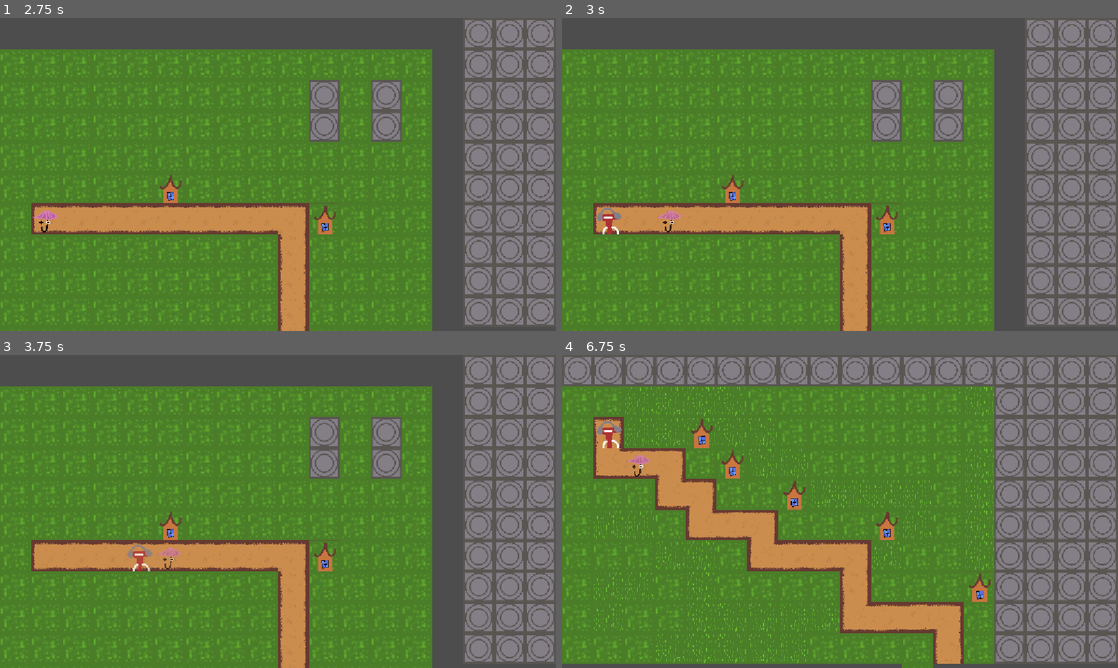
Above: before the commit, frames 1-4 (two rows, left to right).
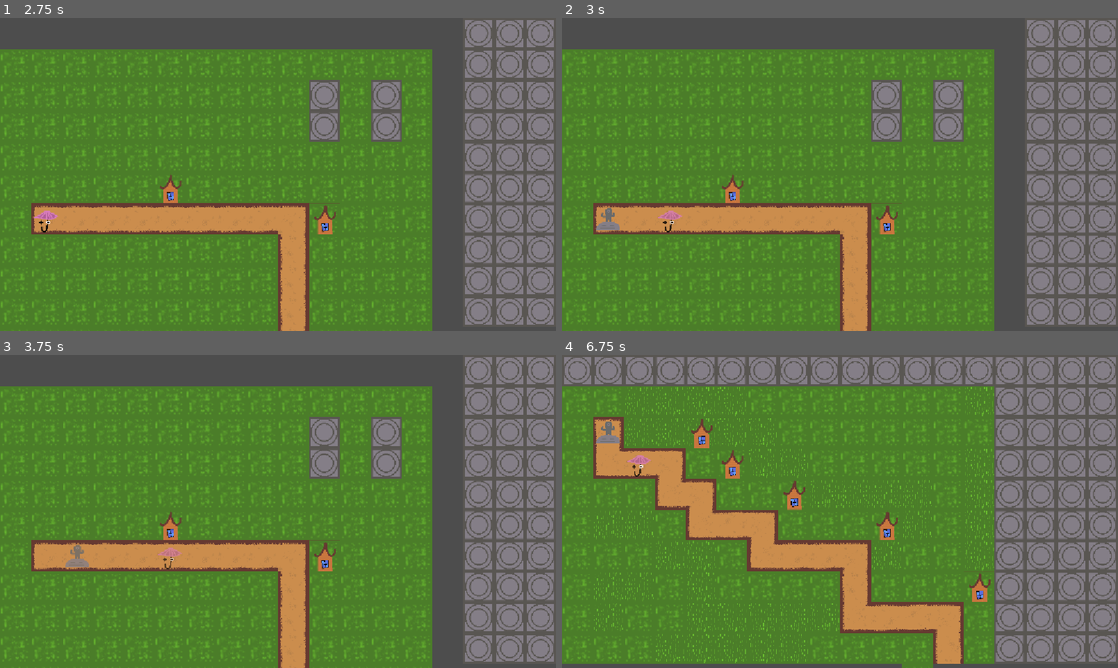
Above: after the commit, the same moments.

Repository: PeanutPiglet/SlimeTiming
Game: Godot game, scene res://levels/level0.tscn
Two runs of this game, one before a commit and one after it. Both use one fixed random seed, a clock stepped at 60 frames per second and the inputs below.
Inputs:
- Up to frame 1 (2.75 s): hold Right (ui_right) 0.53-1.28 s; hold Shift (active) 0.53-1.28 s; tap 1 (spawn1) at 0.8, 1.35 s; tap Enter at 1.25 s; hold Down (ui_down) 1.28-2.03 s; tap 2 (spawn2) at 1.55, 2.1 s; tap Space at 2 s; hold Right (ui_right) from 2.03 s (still down); tap 3 (spawn3) at 2.3 s
- Up to frame 2 (3 s): keep holding Right (ui_right); tap Enter at 2.75 s; tap 3 (spawn3) at 2.85 s
- Up to frame 3 (3.75 s): tap 4 (spawn4) at 3.05, 3.6 s; tap Space at 3.5 s; release Right (ui_right) at 3.53 s; hold Down (ui_down) from 3.53 s (still down); hold Shift (active) from 3.53 s (still down)
- Up to frame 4 (6.75 s): tap R (reload) at 4.15 s; release Shift (active) at 4.28 s; tap Shift (active) at 4.35 s; tap 1 (spawn1) at 4.55, 5.1 s; tap 2 (spawn2) at 5.3, 5.85 s; release Down (ui_down) at 5.78 s; hold Right (ui_right) from 5.78 s (still down); tap 3 (spawn3) at 6.05, 6.6 s; tap Enter at 6.5 s

Frame 1 is identical in both runs. In frame 2, 0.3% of the frame differs, in the area x 6-11%, y 60-70%; in frame 3, 0.3%, in the area x 11-28%, y 60-70%; in frame 4, 0.3%.

Commit message:
feat:activate fix

Diff:
--- a/common/fx_explosion.gd
+++ b/common/fx_explosion.gd
@@ -1,14 +1,5 @@
 extends AnimatedSprite2D
 
-
-# Called when the node enters the scene tree for the first time.
-func _ready() -> void:
-	pass # Replace with function body.
-
-
-# Called every frame. 'delta' is the elapsed time since the previous frame.
-func _process(delta: float) -> void:
-	pass
 
 
 func _on_timer_timeout() -> void:
--- a/common/fx_explosion.tscn
+++ b/common/fx_explosion.tscn
@@ -47,20 +47,87 @@
 }, {
 "duration": 0.5,
 "texture": SubResource("AtlasTexture_cbyqk")
+}],
+"loop": 0,
+"name": &"boost",
+"speed": 5.0
+}, {
+"frames": [{
+"duration": 0.5,
+"texture": SubResource("AtlasTexture_n1n1d")
+}, {
+"duration": 0.5,
+"texture": SubResource("AtlasTexture_tnyes")
+}, {
+"duration": 0.5,
+"texture": SubResource("AtlasTexture_1bqqq")
+}, {
+"duration": 0.5,
+"texture": SubResource("AtlasTexture_6f7m7")
+}, {
+"duration": 0.5,
+"texture": SubResource("AtlasTexture_agngm")
+}, {
+"duration": 0.5,
+"texture": SubResource("AtlasTexture_cbyqk")
+}],
+"loop": 0,
+"name": &"cross",
+"speed": 5.0
+}, {
+"frames": [{
+"duration": 0.5,
+"texture": SubResource("AtlasTexture_n1n1d")
+}, {
+"duration": 0.5,
+"texture": SubResource("AtlasTexture_tnyes")
+}, {
+"duration": 0.5,
+"texture": SubResource("AtlasTexture_1bqqq")
+}, {
+"duration": 0.5,
+"texture": SubResource("AtlasTexture_6f7m7")
+}, {
+"duration": 0.5,
+"texture": SubResource("AtlasTexture_agngm")
+}, {
+"duration": 0.5,
+"texture": SubResource("AtlasTexture_cbyqk")
+}],
+"loop": 0,
+"name": &"defense",
+"speed": 5.0
+}, {
+"frames": [{
+"duration": 0.5,
+"texture": SubResource("AtlasTexture_n1n1d")
+}, {
+"duration": 0.5,
+"texture": SubResource("AtlasTexture_tnyes")
+}, {
+"duration": 0.5,
+"texture": SubResource("AtlasTexture_1bqqq")
+}, {
+"duration": 0.5,
+"texture": SubResource("AtlasTexture_6f7m7")
+}, {
+"duration": 0.5,
+"texture": SubResource("AtlasTexture_agngm")
+}, {
+"duration": 0.5,
+"texture": SubResource("AtlasTexture_cbyqk")
 }, {
 "duration": 1.0,
 "texture": null
 }],
 "loop": 0,
-"name": &"default",
+"name": &"explode",
 "speed": 5.0
 }]
 
 [node name="FxExplosion" type="AnimatedSprite2D" unique_id=551965781]
 sprite_frames = SubResource("SpriteFrames_5u842")
-autoplay = "default"
-frame = 6
-frame_progress = 1.0
+animation = &"boost"
 script = ExtResource("2_n1n1d")
 
 [node name="Timer" type="Timer" parent="." unique_id=1906485138]
--- a/scripts/booster_troop.gd
+++ b/scripts/booster_troop.gd
@@ -5,11 +5,11 @@
 	super._ready()
 
 func activate():
-	super.activate()
+
 	var troops = get_tree().current_scene.get_troops()
 	var grid_pos = grid.local_to_map(position)
 	var targets = GridHelper.three_by_three(grid_pos) + [grid_pos]
 	for t:Troop in troops:
 		if grid.local_to_map(t.position) in targets:
 			t.boost()
-	queue_free()
+	super.activate()
--- a/scripts/cross_troop.gd
+++ b/scripts/cross_troop.gd
@@ -1,13 +1,13 @@
 class_name Cross_troop
 extends Troop
 
-var fx_explosion = preload("res://common/fx_explosion.tscn")
+#var fx_explosion = preload("res://common/fx_explosion.tscn")
 
 func _ready():
 	super._ready()
 
 func activate():
-	super.activate()
+
 	var explosion = $Explosion
 	explosion.monitoring = true
 	print(explosion.get_overlapping_areas())
@@ -15,9 +15,4 @@
 		var tower = area.get_parent() as Tower
 		if tower and area.is_in_group("tower_damageable"):
 			tower.take_damage(damage)
-
-	var fx = fx_explosion.instantiate()
-	fx.global_position = global_position
-	get_tree().current_scene.add_child(fx)
-
-	queue_free()
+	super.activate()
--- a/scripts/defense_troop.gd
+++ b/scripts/defense_troop.gd
@@ -5,11 +5,11 @@
 	super._ready()
 
 func activate():
-	super.activate()
+
 	var troops = get_tree().current_scene.get_troops()
 	var grid_pos = grid.local_to_map(position)
 	var targets = GridHelper.eightaround(grid_pos) + [grid_pos]
 	for t:Troop in troops:
 		if grid.local_to_map(t.position) in targets:
 			t.defense()
-	queue_free()
+	super.activate()
--- a/scripts/explode_troop.gd
+++ b/scripts/explode_troop.gd
@@ -1,13 +1,13 @@
 class_name Explode_troop
 extends Troop
 
-var fx_explosion = preload("res://common/fx_explosion.tscn")
+
 
 func _ready():
 	super._ready()
 
 func activate():
-	super.activate()
+
 	var explosion = $SquareExplosion
 	explosion.monitoring = true
 	print(explosion.get_overlapping_areas())
@@ -15,9 +15,4 @@
 		var tower = area.get_parent() as Tower
 		if tower and area.is_in_group("tower_damageable"):
 			tower.take_damage(damage)
-
-	var fx = fx_explosion.instantiate()
-	fx.global_position = global_position
-	get_tree().current_scene.add_child(fx)
-
-	queue_free()
+	super.activate()
--- a/scripts/level.gd
+++ b/scripts/level.gd
@@ -4,12 +4,13 @@
 
 @onready var grid: TileMapLayer = $Grid
 
-const TOTAL_LEVELS = 5
+const TOTAL_LEVELS = 10
 
 const E_TROOP_SCENE = preload("res://troops/explode_troop.tscn")
 const D_TROOP_SCENE = preload("res://troops/defense_troop.tscn")
+const C_TROOP_SCENE = preload("res://troops/cross_troop.tscn")
 const B_TROOP_SCENE = preload("res://troops/booster_troop.tscn")
-const C_TROOP_SCENE = preload("res://troops/cross_troop.tscn")
+
 
 const END_SCREEN = "res://levels/end.tscn"
 
@@ -73,8 +74,8 @@
 	match type:
 		1: t = E_TROOP_SCENE.instantiate()
 		2: t = D_TROOP_SCENE.instantiate()
-		3: t = B_TROOP_SCENE.instantiate()
-		4: t = C_TROOP_SCENE.instantiate()
+		3: t = C_TROOP_SCENE.instantiate()
+		4: t = B_TROOP_SCENE.instantiate()
 	t.global_position = grid.local_to_map($Spawn.position)
 	t.init(grid,path,beattime)
 	troop_list.add_child(t)
@@ -91,8 +92,8 @@
 		match type:
 			1: correct = t is Explode_troop
 			2: correct = t is Defense_troop
-			3: correct = t is Booster_troop
-			4: correct = t is Cross_troop
+			3: correct = t is Cross_troop
+			4: correct = t is Booster_troop
 		if correct:
 			t.activate()
 
--- a/scripts/troop.gd
+++ b/scripts/troop.gd
@@ -1,5 +1,7 @@
 class_name Troop
 extends Node2D
+
+var fx_explosion = preload("res://common/fx_explosion.tscn")
 
 var moveable = false
 var overlap = true
@@ -10,8 +12,10 @@
 @export var damage = 1
 @export var health = 3
 @export var destroy_on_death = true
+@export var activate_name = "explode"
 
 var path_progress = 0
+
 
 # Called when the node enters the scene tree for the first time.
 func _ready():
@@ -96,8 +100,11 @@
 	pass
 func boost_over():
 	print("boost over")
-
 	damage -= 1
 
 func activate():
-	modulate.a = 1
+	var fx = fx_explosion.instantiate()
+	fx.global_position = global_position
+	fx.play(activate_name)
+	get_tree().current_scene.add_child(fx)
+	queue_free()
--- a/troops/booster_troop.tscn
+++ b/troops/booster_troop.tscn
@@ -20,6 +20,7 @@
 script = ExtResource("1_x4kr1")
 movespeed = 3.0
 damage = 0
+activate_name = "boost"
 
 [node name="AnimatedSprite2D" type="AnimatedSprite2D" parent="." unique_id=1995517838]
 sprite_frames = SubResource("SpriteFrames_hkp47")
--- a/troops/cross_troop.tscn
+++ b/troops/cross_troop.tscn
@@ -18,6 +18,7 @@
 
 [node name="c-troop" type="Node2D" unique_id=1447375838]
 script = ExtResource("1_d53h2")
+activate_name = "cross"
 
 [node name="AnimatedSprite2D" type="AnimatedSprite2D" parent="." unique_id=1995517838]
 position = Vector2(0, -9)
--- a/troops/defense_troop.tscn
+++ b/troops/defense_troop.tscn
@@ -19,6 +19,7 @@
 [node name="d-troop" type="Node2D" unique_id=1447375838]
 script = ExtResource("1_xvkdq")
 movespeed = 2.0
+activate_name = "defense"
 
 [node name="AnimatedSprite2D" type="AnimatedSprite2D" parent="." unique_id=1995517838]
 sprite_frames = SubResource("SpriteFrames_hkp47")
